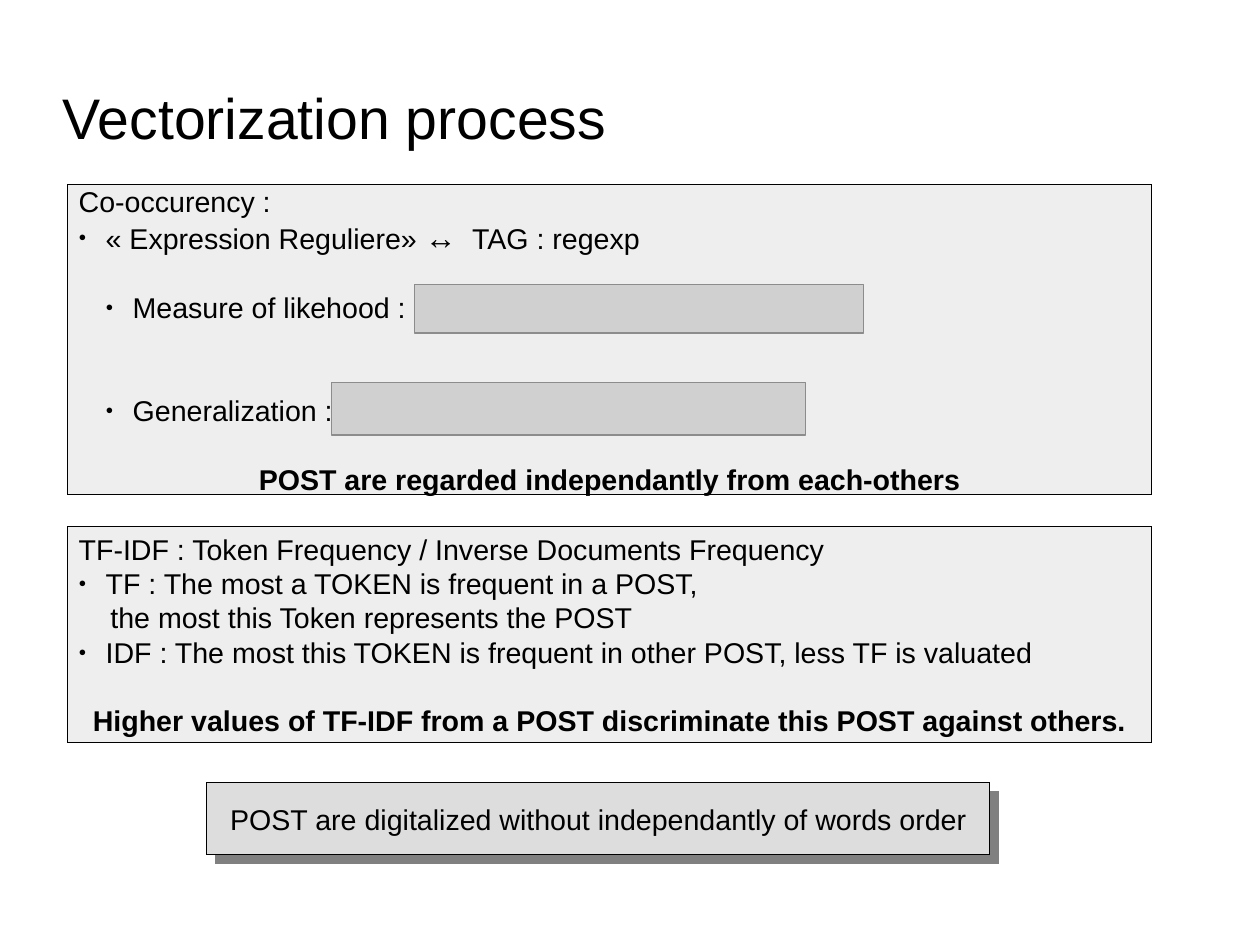
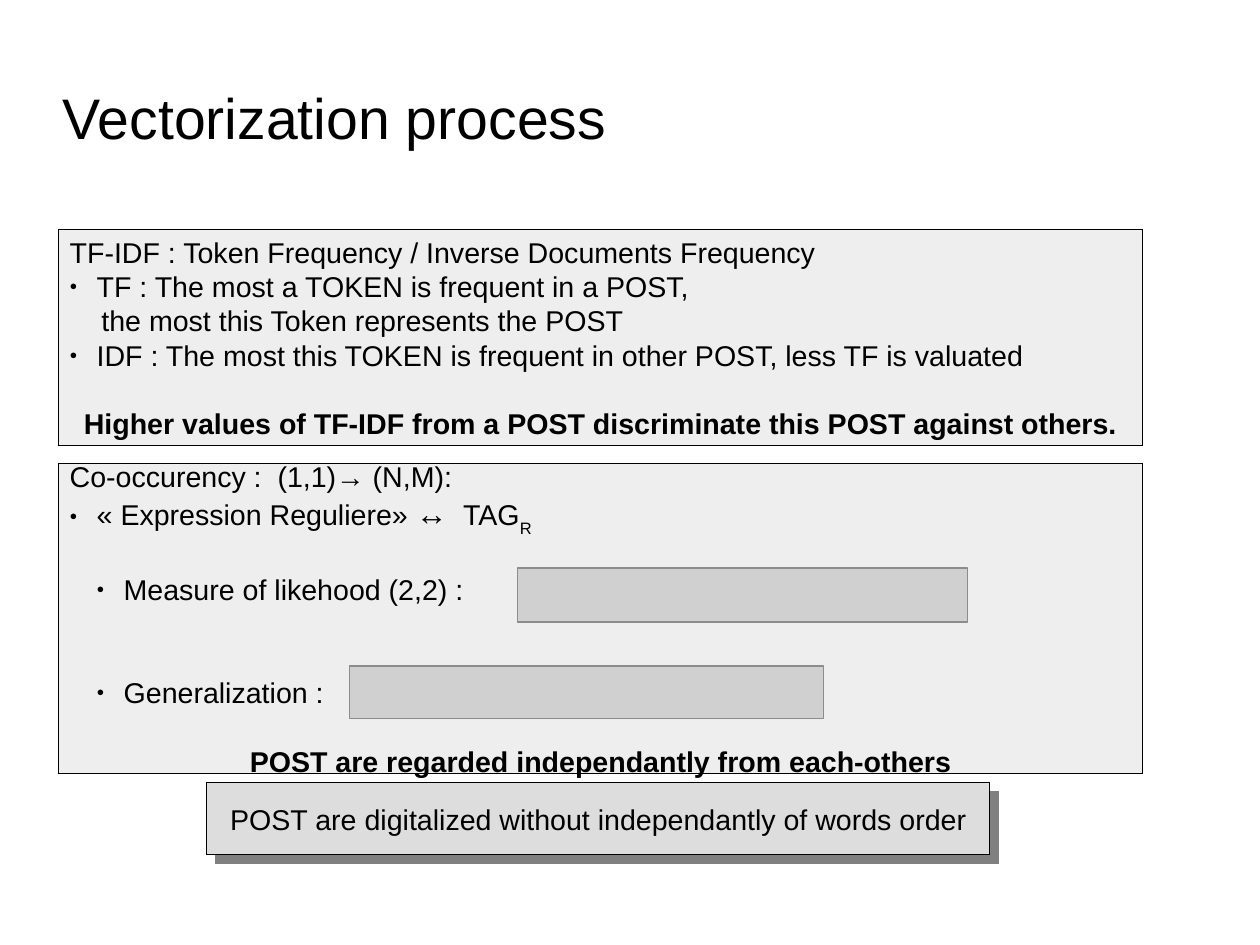
Before and after one commit to dataforcast/OC_Datascientist, a slide deck: slide 18 of P6/report/Openclassrooms_ParcoursDatascientist_P6-V1.odp. Drawn at 1260x945 pixels with LibreOffice and Linux fonts; fonts in the diff are those of the drawing; grey boxes stand for pictures; background and template pictures are left out. Boxes give left, top, right and bottom in pixels: in the first picture for what was removed or moved away, otherwise in the second. Text is boxed around its words. In the diff, an @@ line names an element or a change of style, - is before the commit and + after.

```diff
--- a/P6/report/Openclassrooms_ParcoursDatascientist_P6-V1.odp
+++ b/P6/report/Openclassrooms_ParcoursDatascientist_P6-V1.odp
@@ rectangle "TF-IDF : Token Frequency / ..." moved from (x1=67, y1=527, x2=1153, y2=743) to (x1=58, y1=230, x2=1143, y2=446) @@
@@ rectangle "Co-occurency : (1,1)→ (N,M):" moved from (x1=67, y1=184, x2=1153, y2=495) to (x1=58, y1=464, x2=1143, y2=775) @@
@@ text in rectangle at (x1=70, y1=466, x2=452, y2=606): text changed @@
-Co-occurency :
-● « Expression Reguliere» ↔ TAG : regexp
-  ● Measure of likehood :
+Co-occurency : (1,1)→ (N,M):
+● « Expression Reguliere» ↔ TAGR
+  ● Measure of likehood (2,2) :
@@ picture resized from (x1=414, y1=285, x2=863, y2=333) to (x1=518, y1=568, x2=968, y2=622) @@
@@ picture moved from (x1=332, y1=383, x2=805, y2=436) to (x1=350, y1=667, x2=823, y2=719) @@
```
Also in this commit, not shown: 17 other slides changed, 2 slides added, 1 slide removed, 6 other files.
